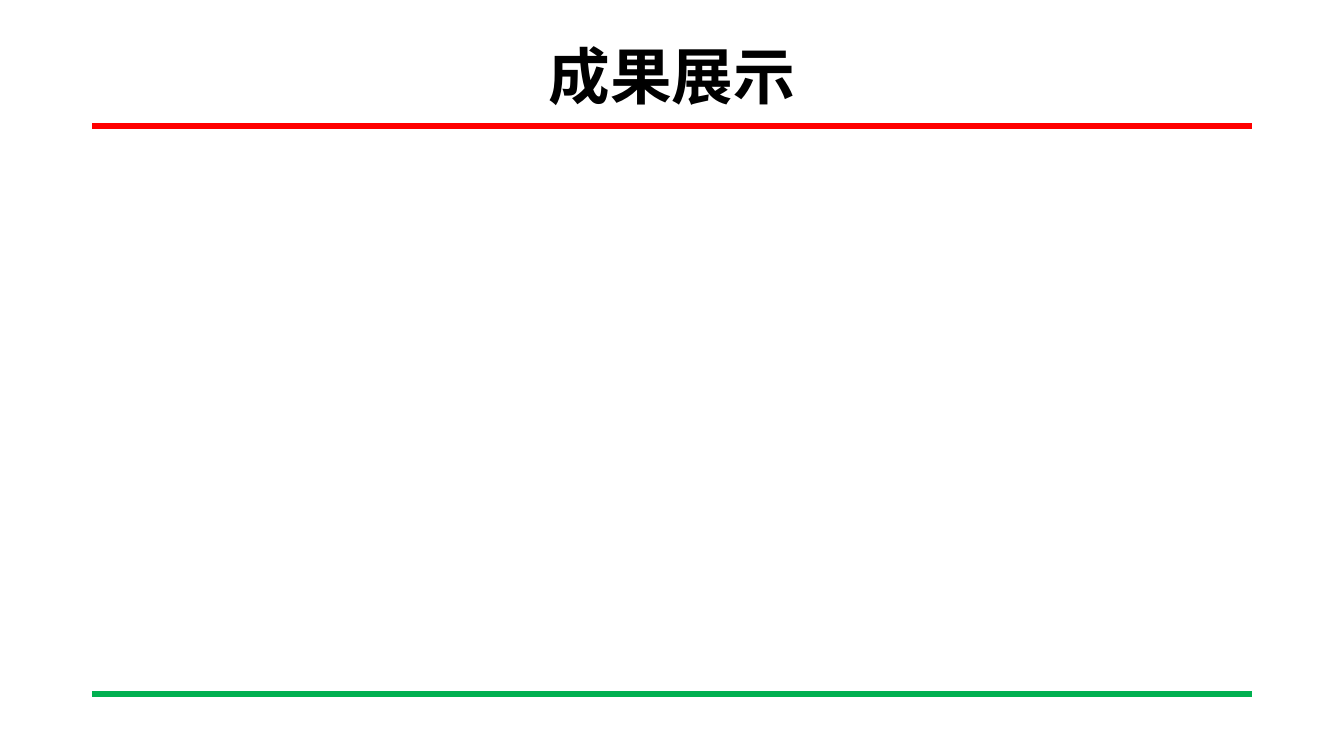
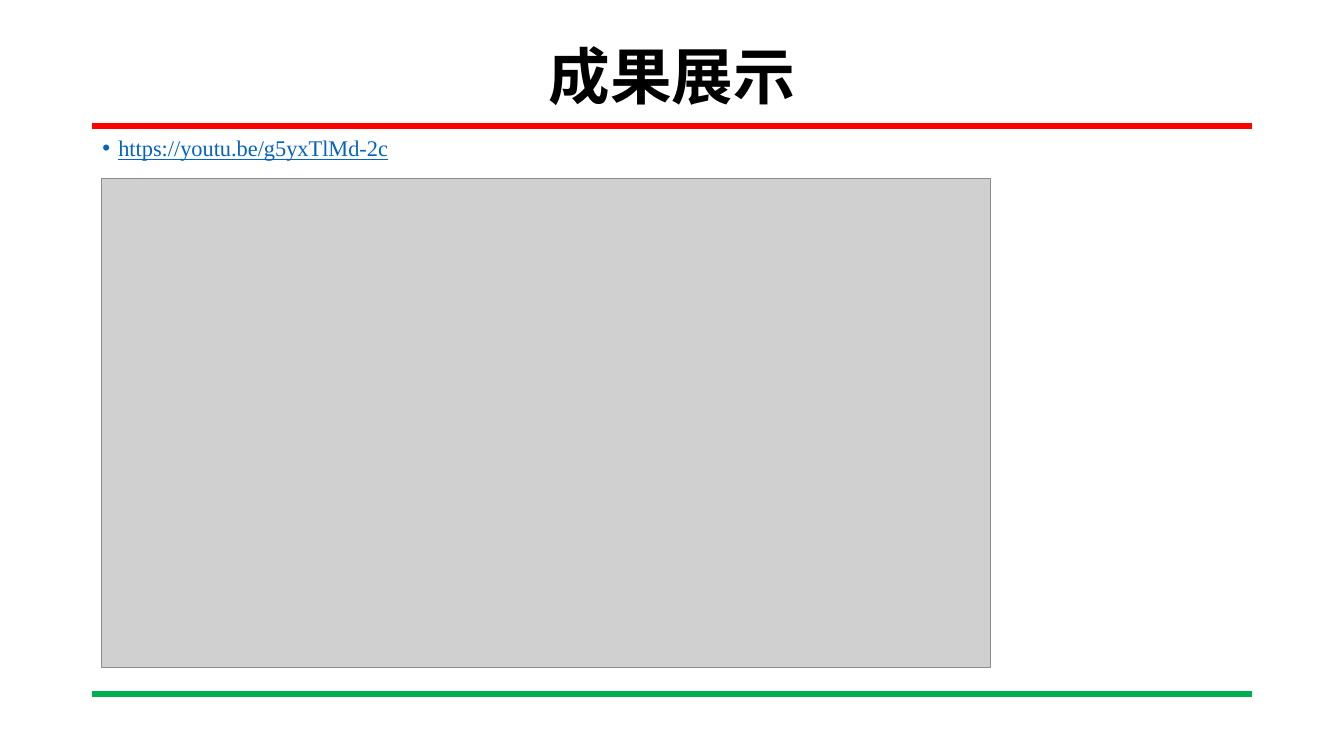
Before and after one commit to yihong92/FPGA, a slide deck: slide 6 of HW5/HW5-2 顯示乒乓球及(球改成圖片bouns)/HW5-2 顯示乒乓球(及球改成圖片bouns).pptx (slide 9 before the commit). Drawn at 1344x756 pixels with LibreOffice and Linux fonts; fonts in the diff are those of the drawing; grey boxes stand for pictures; background and template pictures are left out. Boxes give left, top, right and bottom in pixels: in the first picture for what was removed or moved away, otherwise in the second. Text is boxed around its words. In the diff, an @@ line names an element or a change of style, - is before the commit and + after.

```diff
--- a/HW5/HW5-2 顯示乒乓球及(球改成圖片bouns)/HW5-2 顯示乒乓球(及球改成圖片bouns).pptx
+++ b/HW5/HW5-2 顯示乒乓球及(球改成圖片bouns)/HW5-2 顯示乒乓球(及球改成圖片bouns).pptx
@@ text added at <box>118,140,388,161</box>, 16 pt, text #0563C1, underline @@
+• https://youtu.be/g5yxTlMd-2c
@@ picture added at <box>102,178,991,668</box> @@
```
Also in this commit, not shown: 7 other slides changed, 4 slides added, 12 slides removed, 1 other file.
